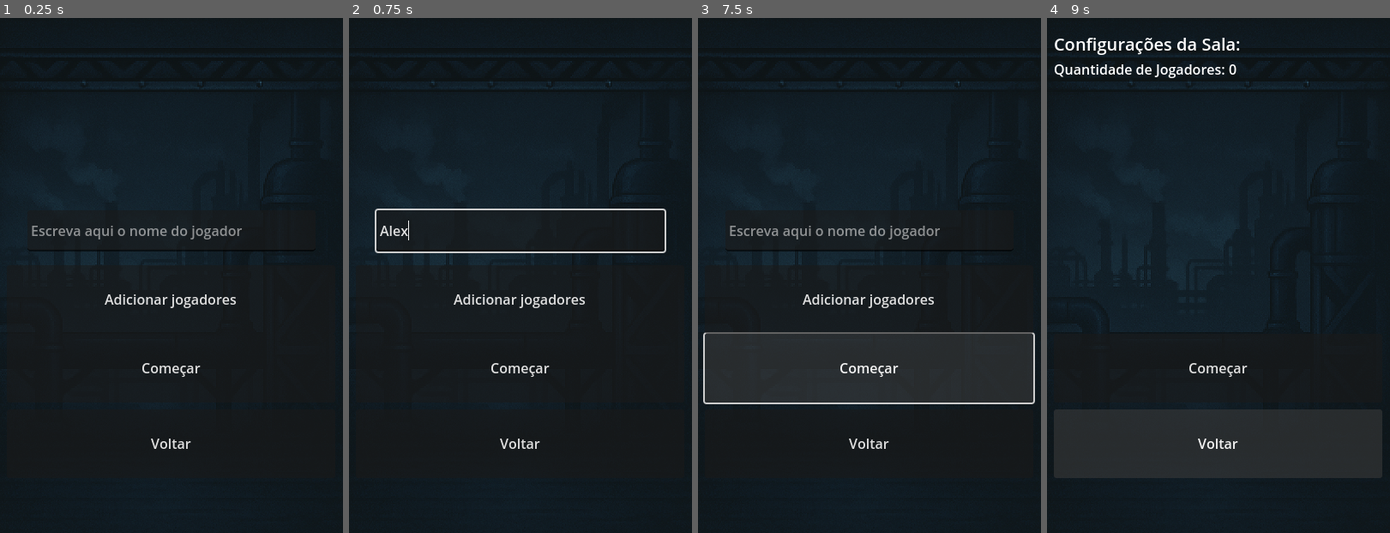
Above: before the commit, frames 1-4 (left to right).
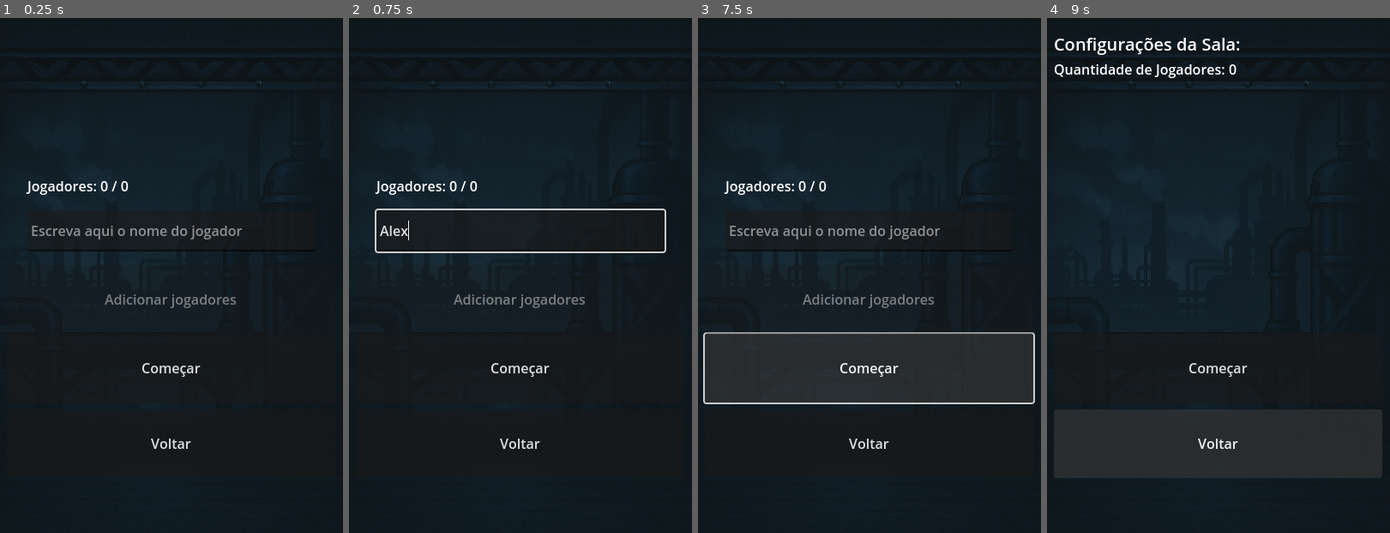
Above: after the commit, the same moments.

Repository: HugoViniciusSF/Scab
Game: Godot game, scene res://scenes/Game.tscn
The game is run twice, just before and just after one commit, with the same random seed, the same clock (stepped at 60 frames per second) and the same inputs. This scene is started directly instead of the project's main scene.
Inputs (mouse positions are in pixels of both pictures, inside the frame that each line leads up to):
- Up to frame 1 (0.25 s): no input
- Up to frame 2 (0.75 s): click (520, 229) at 0.52 s; type "Alex" at 0.6 s
- Up to frame 3 (7.5 s): click "Voltar" at 1.25 s; click "Voltar" at 2 s; click (804, 254) at 2.77 s; type "12" at 2.85 s; click "Voltar" at 3.5 s; click "Iniciar jogo" at 4.25 s; click "Próximo" at 5 s; click "Começar" at 5.75 s; click (869, 301) at 6.5 s, where only the run before the commit has a clickable "Adicionar jogadores"; click "Começar" at 7.25 s
- Up to frame 4 (9 s): click "Começar" at 8 s; click "Voltar" at 8.75 s

The runs differ from the first frame. In frame 1, 0.6% of the frame differs, in the area x 7-69%, y 31-57%; in frame 2, 0.6%; in frame 3, 0.9%, in the area x 2-98%, y 31-62%; in frame 4, nothing differs.

Commit message:
Feat - Game.gd adicionando quantidade de jogadores baseado no que foi escolhido na tela de Criar Sala

Diff:
--- a/scenes/Game.tscn
+++ b/scenes/Game.tscn
@@ -57,7 +57,13 @@
 offset_left = 8.0
 offset_top = 16.0
 offset_right = 392.0
-offset_bottom = 208.0
+offset_bottom = 168.0
 
 [node name="JogadoresContainer" type="VBoxContainer" parent="ScrollContainer"]
 layout_mode = 2
+
+[node name="ContadorLabel" type="Label" parent="."]
+offset_left = 32.0
+offset_top = 184.0
+offset_right = 368.0
+offset_bottom = 224.0
--- a/scenes/Lobby.tscn
+++ b/scenes/Lobby.tscn
@@ -41,7 +41,7 @@
 offset_left = 8.0
 offset_top = 16.0
 offset_right = 392.0
-offset_bottom = 208.0
+offset_bottom = 352.0
 
 [node name="ConfiguracoesContainer" type="VBoxContainer" parent="ScrollContainer"]
 layout_mode = 2
--- a/scripts/Game.gd
+++ b/scripts/Game.gd
@@ -2,14 +2,19 @@
 
 var jogadores: Array = []
 var funcoes_disponiveis: Array = JogoGlobal.classes_disponiveis.duplicate()
+var max_jogadores: int = 0  # variável para guardar o limite de jogadores
 
 @onready var voltar_botao = $VoltarBotao
 @onready var input_nome = $InputNome
 @onready var adicionar_jogador_botao = $AdicionarJogadorBotao
 @onready var jogadores_container = $ScrollContainer/JogadoresContainer
 @onready var comecar_botao = $ComecarBotao
+@onready var contador_label = $ContadorLabel  # label que você adicionou
 
 func _ready():
+	max_jogadores = JogoGlobal.configuracoes_sala.get("quantidade_jogadores", 0)
+	atualizar_contador()
+
 	voltar_botao.pressed.connect(_on_botao_voltar_pressed)
 	adicionar_jogador_botao.pressed.connect(_on_adicionar_jogador_pressed)
 	comecar_botao.pressed.connect(_on_comecar_jogo_pressed)
@@ -18,6 +23,10 @@
 	get_tree().change_scene_to_file("res://scenes/Lobby.tscn")
 
 func _on_adicionar_jogador_pressed():
+	if jogadores.size() >= max_jogadores:
+		print("Limite de jogadores atingido!")
+		return
+
 	var nome = input_nome.text.strip_edges()
 	if nome == "":
 		return
@@ -41,22 +50,25 @@
 
 	# Mostra na UI com papel e facção
 	var label = Label.new()
-	#label.text = "%s foi adicionado como %s (%s)" % [nome, funcao["papel"], funcao["faccao"]]
-	#jogadores_container.add_child(label)
 	label.text = "%s foi adicionado" % nome
 	jogadores_container.add_child(label)
 
 	input_nome.text = ""
 
+	atualizar_contador()
+
+func atualizar_contador():
+	contador_label.text = "Jogadores: %d / %d" % [jogadores.size(), max_jogadores]
+
+	# Desabilita botão se atingiu o limite
+	adicionar_jogador_botao.disabled = jogadores.size() >= max_jogadores
+
 func _on_comecar_jogo_pressed():
-	if jogadores.size() < 4: #Aqui vamos colocar a quantidade de jogades que foi selecionado na tela de criação da tela !!!!!
-		print("Mínimo de 4 jogadores necessário para começar o jogo.") #ver quantos sao no documento coloquei 4 por enquanto
+	if jogadores.size() < 4:  # aqui você pode adaptar para usar max_jogadores se quiser
+		print("Mínimo de 4 jogadores necessário para começar o jogo.")
 		return
 
-	# Jogadores já têm função, apenas salva no singleton
 	JogoGlobal.jogadores = jogadores
-
-	# Salva os dados em um .txt para conferência
 	salvar_jogadores_em_txt()
 
 	get_tree().change_scene_to_file("res://scenes/RevelarFuncoes.tscn")
